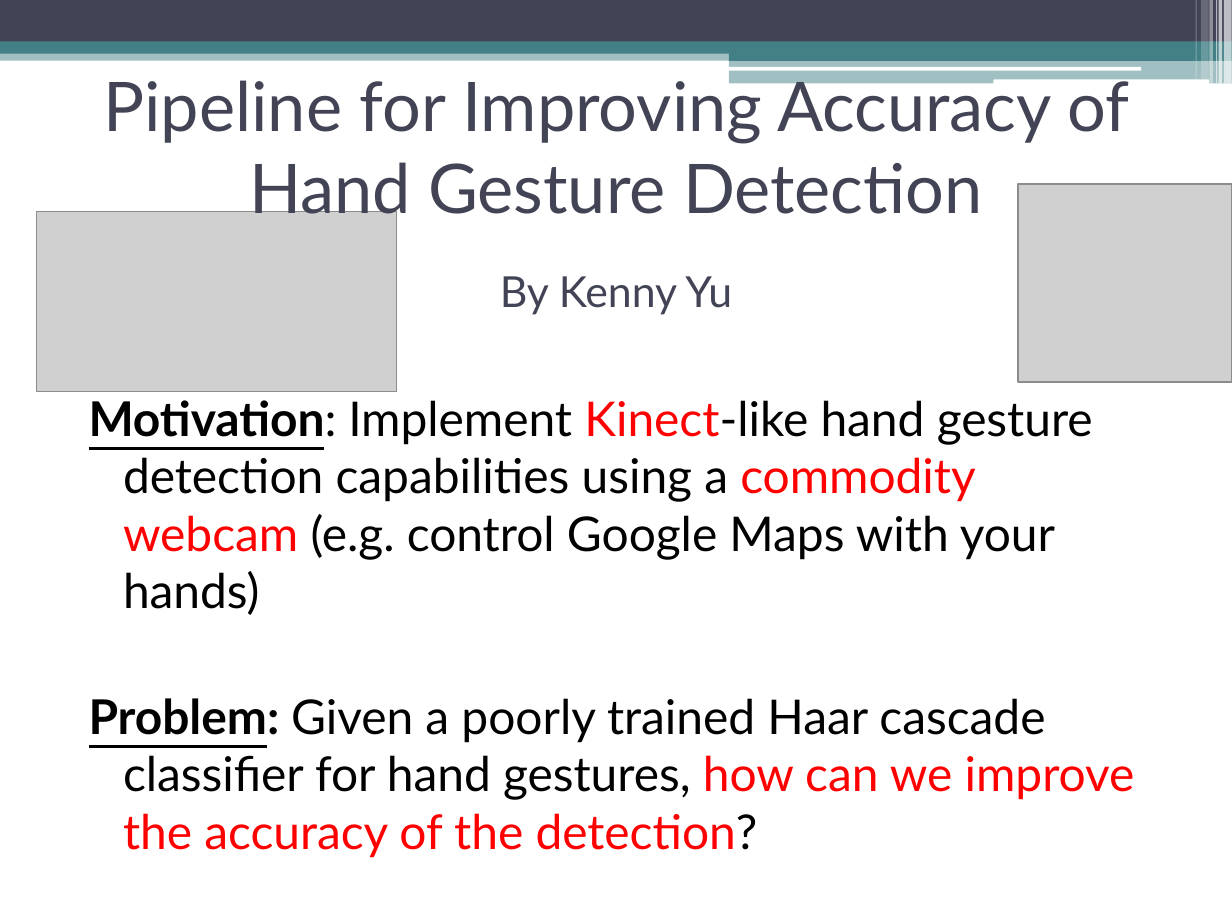
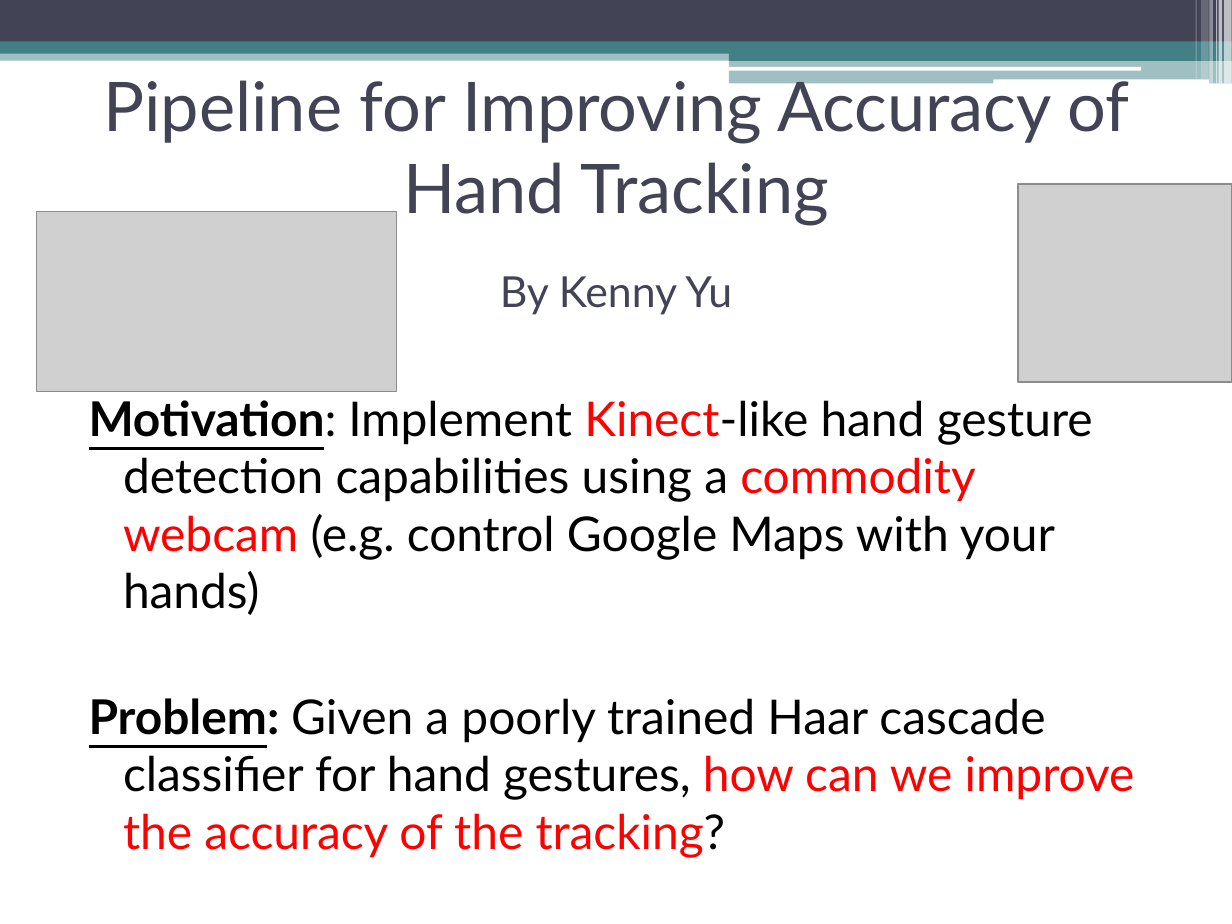
Before and after one commit to kennyyu/cs283-project, a slide deck: slide 1 of writeup/yu-slides.pptx. Drawn at 1232x924 pixels with LibreOffice and Linux fonts; fonts in the diff are those of the drawing; grey boxes stand for pictures. Boxes give left, top, right and bottom in pixels: in the first picture for what was removed or moved away, otherwise in the second. Text is boxed around its words. In the diff, an @@ line names an element or a change of style, - is before the commit and + after.

Commit message:
detection -> tracking

```diff
--- a/writeup/yu-slides.pptx
+++ b/writeup/yu-slides.pptx
@@ title at (x1=104, y1=72, x2=1130, y2=315): text changed @@
-Pipeline for Improving Accuracy of Hand Gesture Detection
-By Kenny Yu
+Pipeline for Improving Accuracy of Hand Tracking
+By Kenny Yu
@@ text at (x1=89, y1=698, x2=1135, y2=858): text changed @@
-Problem: Given a poorly trained Haar cascade classifier for hand gestures, how can we improve the accuracy of the detection?
+Problem: Given a poorly trained Haar cascade classifier for hand gestures, how can we improve the accuracy of the tracking?
```
Also in this commit, not shown: 2 other slides changed, 4 other files.
